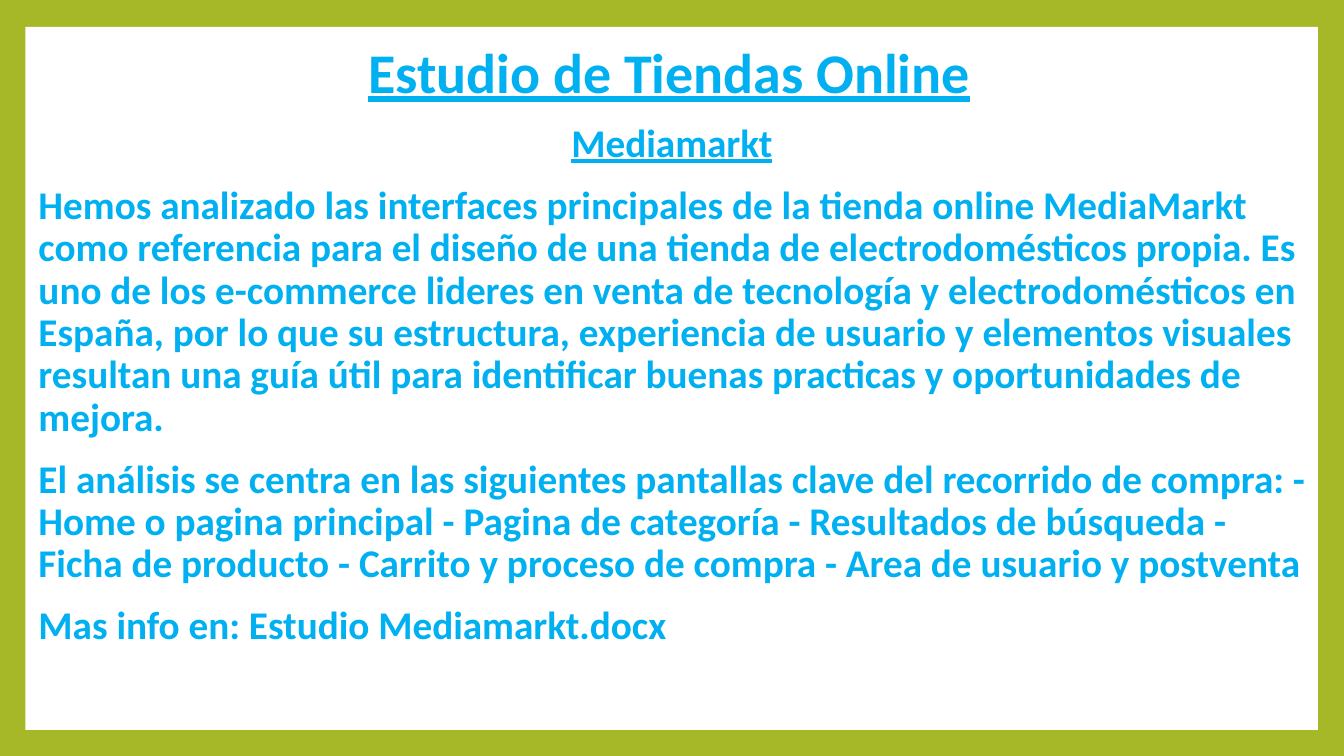
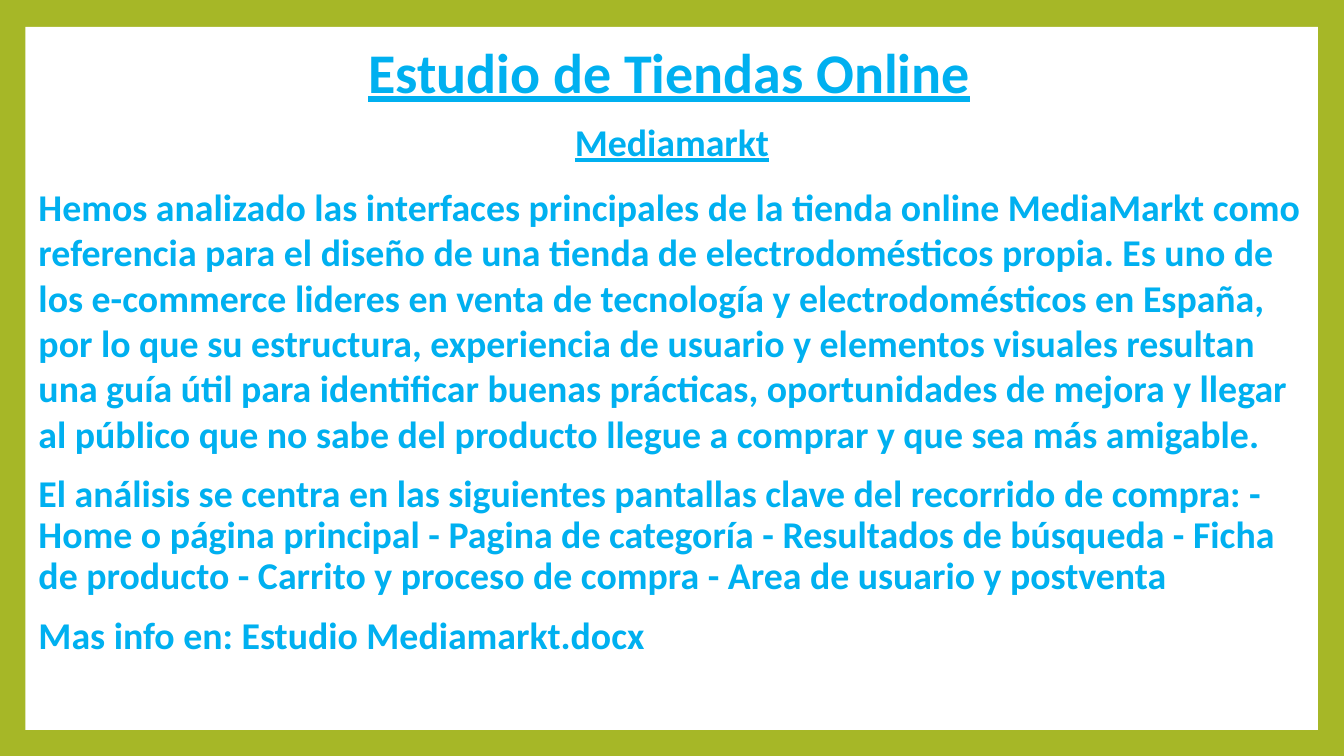
Before and after one commit to DavidCorredorMiguel/proyectogrupo2, a slide deck: slide 10 of Presentacion Tech Learn.pptx (slide 9 before the commit). Drawn at 1344x756 pixels with LibreOffice and Linux fonts; fonts in the diff are those of the drawing. Boxes give left, top, right and bottom in pixels: in the first picture for what was removed or moved away, otherwise in the second. Text is boxed around its words. In the diff, an @@ line names an element or a change of style, - is before the commit and + after.

Commit message:
Integrar mejoras del chatbot tras actualizar main

```diff
--- a/Presentacion Tech Learn.pptx
+++ b/Presentacion Tech Learn.pptx
@@ text at bbox=[38, 129, 769, 650]: size 28 to 27 pt in "Mediamarkt", "Mas info en: Estudio Mediamarkt.docx"; indent changed @@
@@ text at bbox=[38, 194, 1300, 595]: text changed; size 28 to 27 pt @@
-Hemos analizado las interfaces principales de la tienda online MediaMarkt como referencia para el diseño de una tienda de electrodomésticos propia. Es uno de los e-commerce lideres en venta de tecnología y electrodomésticos en España, por lo que su estructura, experiencia de usuario y elementos visuales resultan una guía útil para identificar buenas practicas y oportunidades de mejora.
-El análisis se centra en las siguientes pantallas clave del recorrido de compra: - Home o pagina principal - Pagina de categoría - Resultados de búsqueda - Ficha de producto - Carrito y proceso de compra - Area de usuario y postventa
+Hemos analizado las interfaces principales de la tienda online MediaMarkt como referencia para el diseño de una tienda de electrodomésticos propia. Es uno de los e-commerce lideres en venta de tecnología y electrodomésticos en España, por lo que su estructura, experiencia de usuario y elementos visuales resultan una guía útil para identificar buenas prácticas, oportunidades de mejora y llegar al público que no sabe del producto llegue a comprar y que sea más amigable.
+El análisis se centra en las siguientes pantallas clave del recorrido de compra: - Home o página principal - Pagina de categoría - Resultados de búsqueda - Ficha de producto - Carrito y proceso de compra - Area de usuario y postventa
```
Also in this commit, not shown: 20 other slides changed, 6 slides added, 6 other files.
